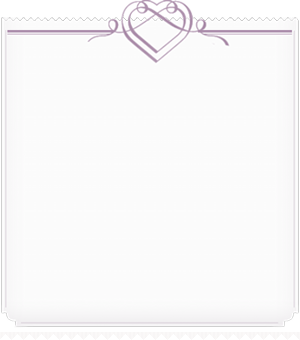
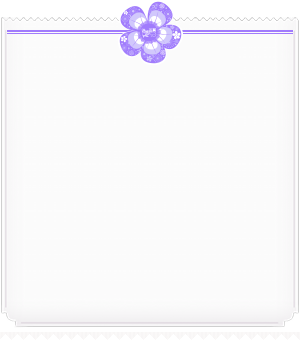
Before/after of a 300 × 340 layered artwork. What changed in the layer stack:
added group "组 1" with 3 layers over bbox(7, 0, 293, 65)
added layer "图层 3" in group "组 1" over bbox(118, 0, 183, 65)
added layer "图层 4" in group "组 1" over bbox(7, 30, 293, 34)
moved "图层 1" into group "组 1", painted on it over bbox(7, 0, 293, 65)
